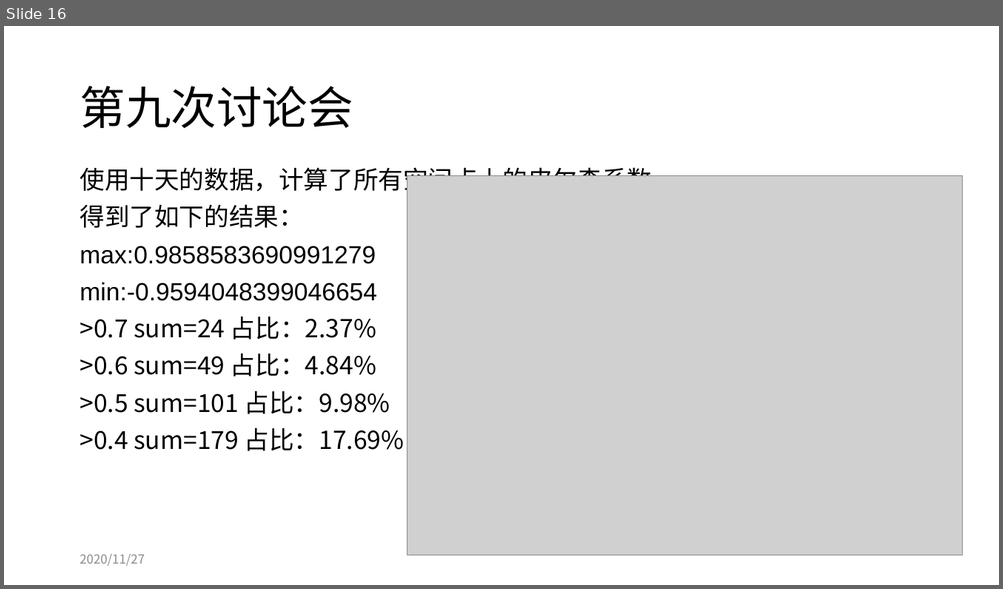
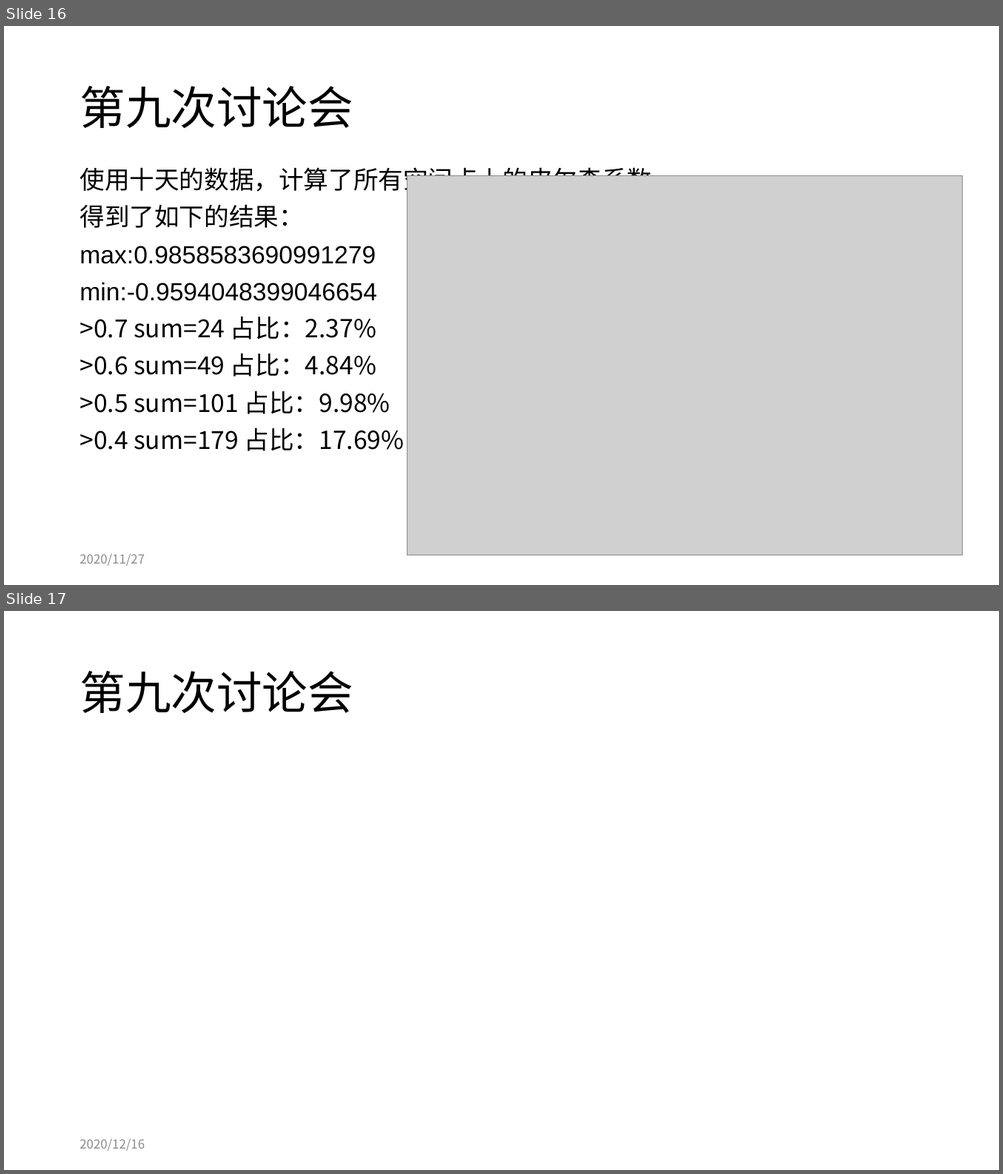
Before and after one commit to tureful/tureful.github.io, a slide deck: workshop_summary.pptx. Shown one above the other, each under a label of ours: slide 16 before the commit, slides 16 and 17 after it. The pictures are 1003x589 and 1003x1174 pixels, drawn with LibreOffice and Linux fonts; fonts in the diff are those of the drawing; grey boxes stand for pictures. Boxes give left, top, right and bottom in pixels: in the first picture for what was removed or moved away, otherwise in the second. Text is boxed around its words. In the diff, an @@ line names an element or a change of style, - is before the commit and + after.

```diff
--- a/workshop_summary.pptx
+++ b/workshop_summary.pptx
@@ slide 17 added at bbox=[4, 611, 999, 1170], background #FFFFFF @@
@@ title added at bbox=[79, 671, 353, 713], 44 pt, text #000000 @@
+第九次讨论会
@@ text added at bbox=[79, 1139, 145, 1151], 12 pt, text #8C8C8C @@
+2020/12/16
```
Also in this commit, not shown: 4 other files.
